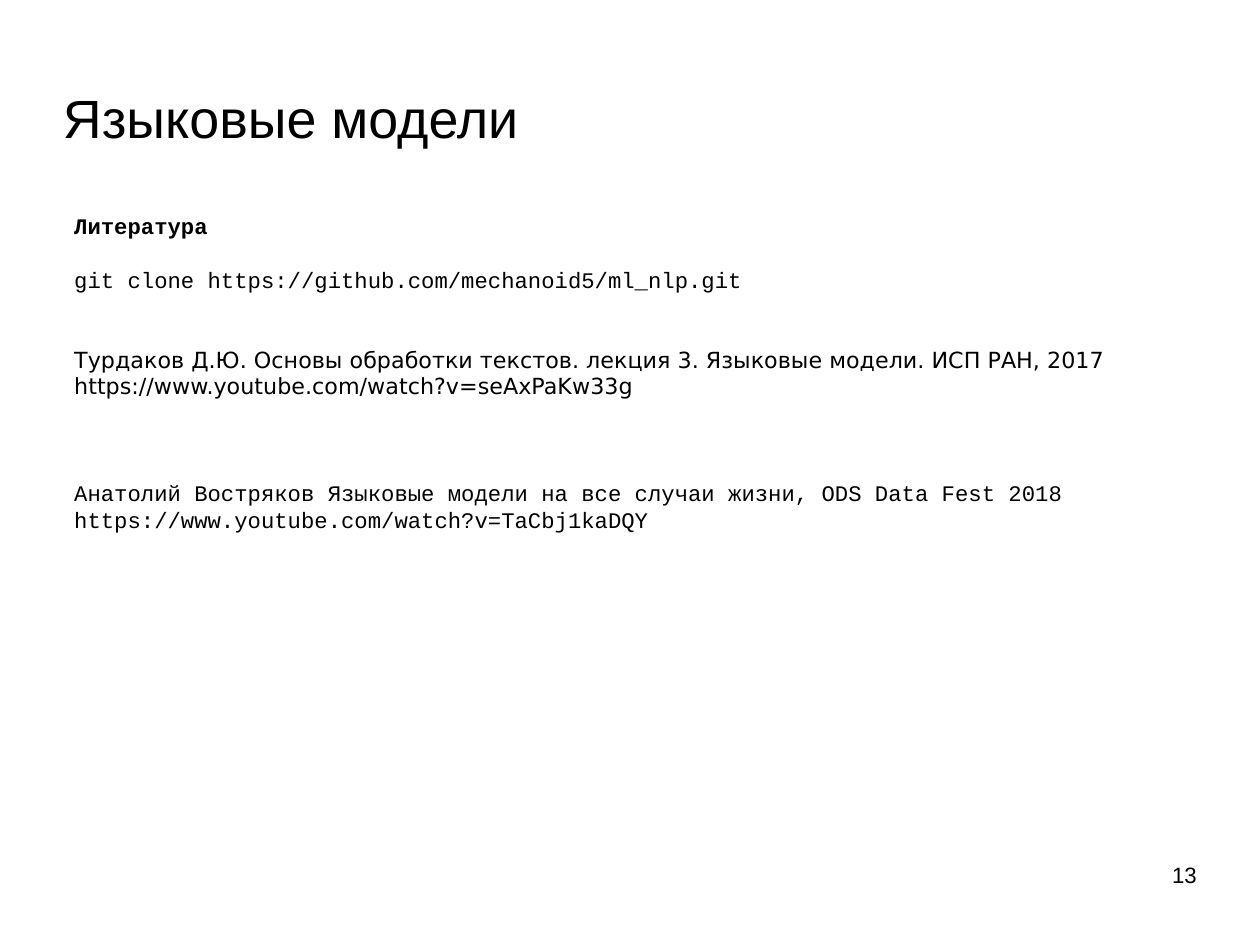
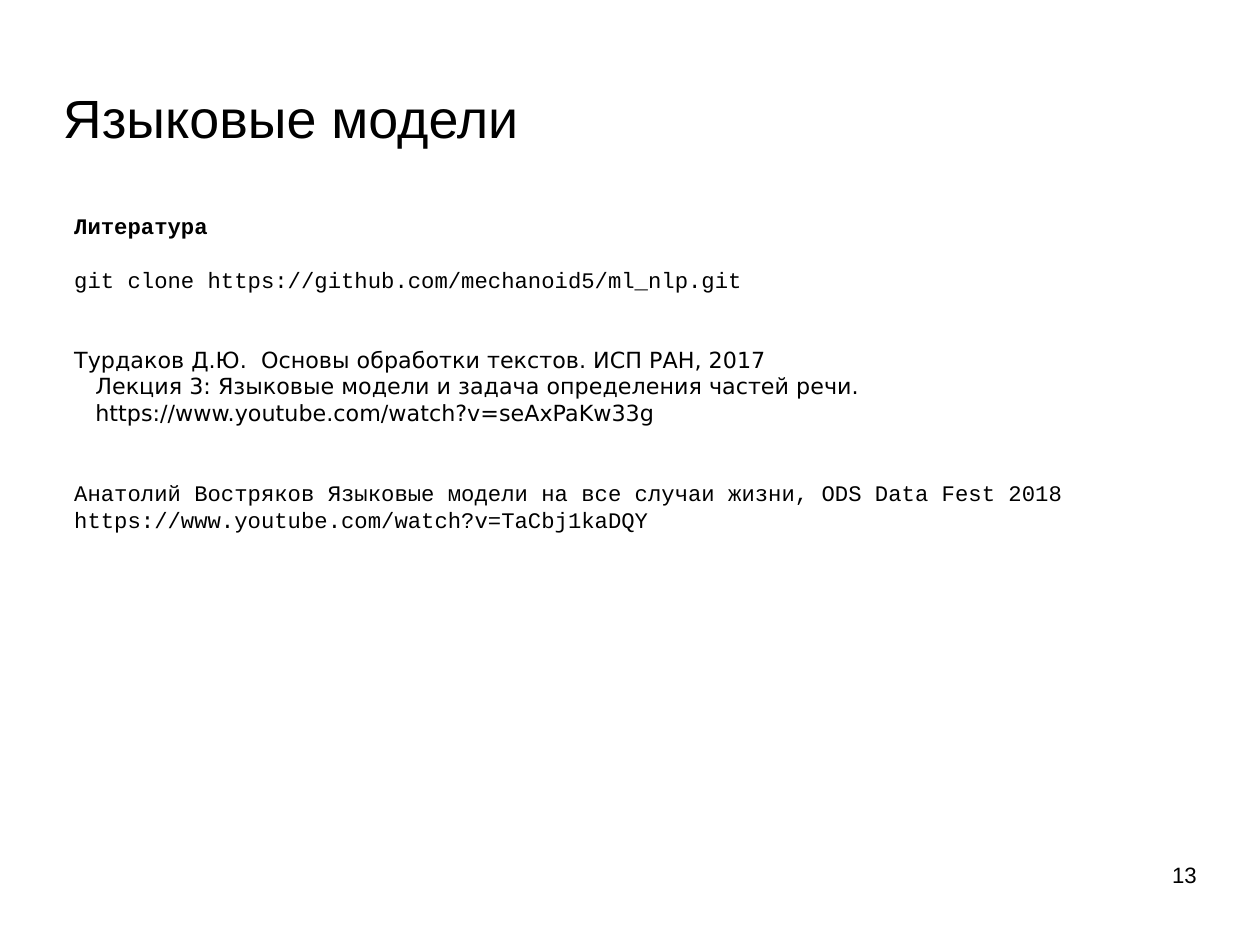
Before and after one commit to mechanoid5/ml_nlp_2023_II, a slide deck: slide 13 of 07-lang-model.odp. Drawn at 1260x945 pixels with LibreOffice and Linux fonts; fonts in the diff are those of the drawing; background and template pictures are left out. Boxes give left, top, right and bottom in pixels: in the first picture for what was removed or moved away, otherwise in the second. Text is boxed around its words. In the diff, an @@ line names an element or a change of style, - is before the commit and + after.

```diff
--- a/07-lang-model.odp
+++ b/07-lang-model.odp
@@ text at (x1=74, y1=350, x2=859, y2=399): text changed @@
-Турдаков Д.Ю. Основы обработки текстов. лекция 3. Языковые модели. ИСП РАН, 2017
+Турдаков Д.Ю. Основы обработки текстов. ИСП РАН, 2017
+Лекция 3: Языковые модели и задача определения частей речи.
```
Also in this commit, not shown: 2 other slides changed, 7 other files.
